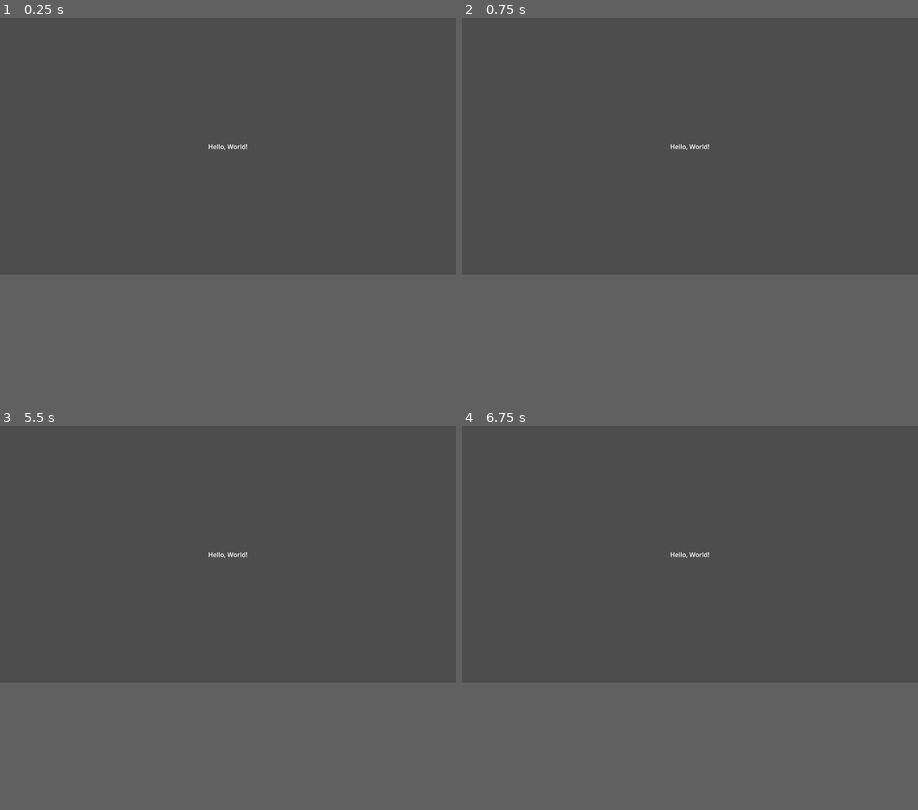
Above: before the commit, frames 1-4 (two rows, left to right).
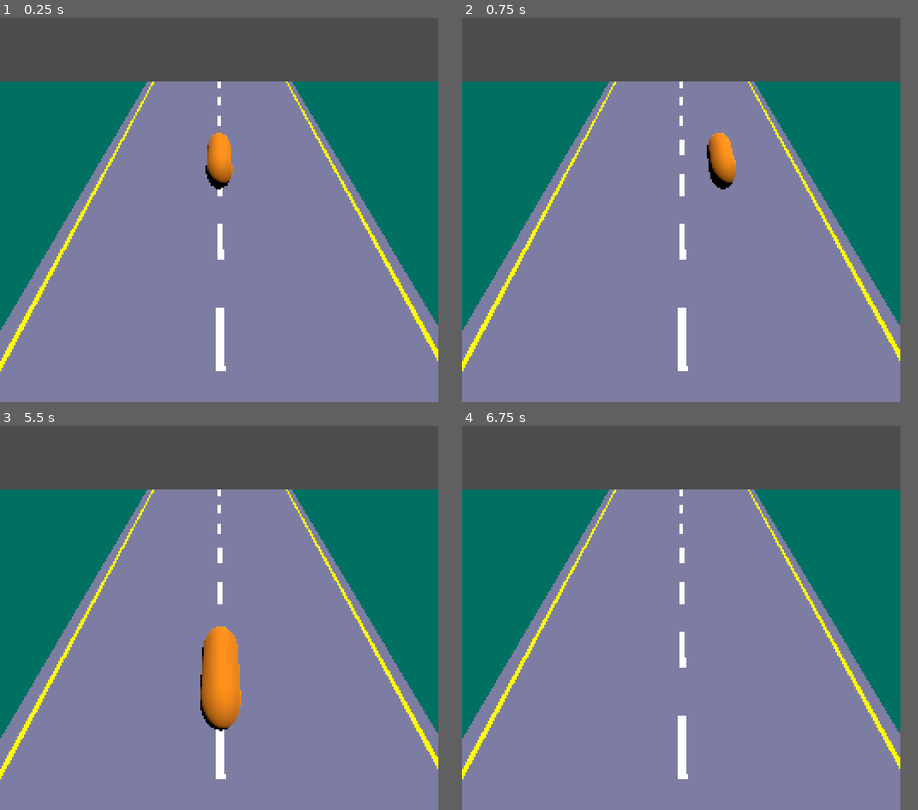
Above: after the commit, the same moments.

Repository: many-hats-team/lospecjam2
Game: Godot game, scene res://main.tscn
Two runs of this game, one before a commit and one after it. Both use one fixed random seed, a clock stepped at 60 frames per second and the inputs below.
Inputs:
- Up to frame 1 (0.25 s): no input
- Up to frame 2 (0.75 s): tap Enter at 0.5 s; hold D (player_right, bound only after the commit) from 0.53 s (still down)
- Up to frame 3 (5.5 s): release D (player_right, bound only after the commit) at 1.28 s; hold S (player_down, bound only after the commit) 1.28-2.03 s; tap Space at 2, 3.5 s; hold D (player_right, bound only after the commit) 2.03-2.78 s; tap Enter at 2.75, 4.25 s; hold W (player_up, bound only after the commit) 2.78-3.53 s; hold A (player_left, bound only after the commit) 3.53-5.03 s; hold S (player_down, bound only after the commit) from 5.03 s (still down)
- Up to frame 4 (6.75 s): release S (player_down, bound only after the commit) at 5.78 s; hold D (player_right, bound only after the commit) 5.78-6.53 s; tap Space at 6.5 s; hold W (player_up, bound only after the commit) from 6.53 s (still down)
In our replay, the window is 799x449 before the commit and 768x672 after it. These sizes can differ from the game's own. Grey fills any space a smaller window leaves; there, only what the larger window draws over its background counts as a difference.

The runs differ from the first frame. In frame 1, 50% of the frame differs, in the area x 0-97%, y 16-92%; in frame 2, 50%; in frame 3, 51%; in frame 4, 50%.

Commit message:
Add player movement prototype

Diff:
--- a/project/main.tscn
+++ b/project/main.tscn
@@ -1,8 +1,20 @@
-[gd_scene format=3 uid="uid://cahesrp5r3fya"]
+[gd_scene load_steps=5 format=3 uid="uid://cahesrp5r3fya"]
+
+[ext_resource type="Texture2D" uid="uid://dab0txvnv5ig2" path="res://assets/road.png" id="1_di5b1"]
+[ext_resource type="PackedScene" uid="uid://c8at0t7xwevmr" path="res://scenes/player.tscn" id="2_15ibv"]
+
+[sub_resource type="StandardMaterial3D" id="StandardMaterial3D_pbs84"]
+shading_mode = 0
+albedo_texture = ExtResource("1_di5b1")
+texture_filter = 0
+
+[sub_resource type="PlaneMesh" id="PlaneMesh_j8p7f"]
+material = SubResource("StandardMaterial3D_pbs84")
 
 [node name="Node" type="Node"]
 
 [node name="Control" type="Control" parent="."]
+visible = false
 layout_mode = 3
 anchors_preset = 15
 anchor_right = 1.0
@@ -27,3 +39,17 @@
 grow_vertical = 2
 text = "Hello, World!
 "
+
+[node name="Node3D" type="Node3D" parent="."]
+
+[node name="Road" type="MeshInstance3D" parent="Node3D"]
+transform = Transform3D(6, 0, 0, 0, 1, 0, 0, 0, 4, 0, 0, 0)
+mesh = SubResource("PlaneMesh_j8p7f")
+
+[node name="Camera3D" type="Camera3D" parent="Node3D"]
+transform = Transform3D(1, 0, 0, 0, 0.707107, 0.707107, 0, -0.707107, 0.707107, 0, 2.24601, 3)
+
+[node name="Player" parent="Node3D" instance=ExtResource("2_15ibv")]
+
+[node name="DirectionalLight3D" type="DirectionalLight3D" parent="Node3D"]
+transform = Transform3D(0.965926, -1.13133e-08, 0.258819, -0.258819, -4.2222e-08, 0.965926, 0, -1, -4.37114e-08, 0, 4, 0)
--- a/project/project.godot
+++ b/project/project.godot
@@ -15,6 +15,62 @@
 config/features=PackedStringArray("4.2", "GL Compatibility")
 config/icon="res://icon.svg"
 
+[display]
+
+window/size/viewport_width=256
+window/size/viewport_height=224
+window/stretch/mode="viewport"
+
+[input]
+
+player_left={
+"deadzone": 0.5,
+"events": [Object(InputEventKey,"resource_local_to_scene":false,"resource_name":"","device":-1,"window_id":0,"alt_pressed":false,"shift_pressed":false,"ctrl_pressed":false,"meta_pressed":false,"pressed":false,"keycode":0,"physical_keycode":65,"key_label":0,"unicode":97,"echo":false,"script":null)
+, Object(InputEventKey,"resource_local_to_scene":false,"resource_name":"","device":-1,"window_id":0,"alt_pressed":false,"shift_pressed":false,"ctrl_pressed":false,"meta_pressed":false,"pressed":false,"keycode":0,"physical_keycode":4194319,"key_label":0,"unicode":0,"echo":false,"script":null)
+]
+}
+player_right={
+"deadzone": 0.5,
+"events": [Object(InputEventKey,"resource_local_to_scene":false,"resource_name":"","device":-1,"window_id":0,"alt_pressed":false,"shift_pressed":false,"ctrl_pressed":false,"meta_pressed":false,"pressed":false,"keycode":0,"physical_keycode":68,"key_label":0,"unicode":100,"echo":false,"script":null)
+, Object(InputEventKey,"resource_local_to_scene":false,"resource_name":"","device":-1,"window_id":0,"alt_pressed":false,"shift_pressed":false,"ctrl_pressed":false,"meta_pressed":false,"pressed":false,"keycode":0,"physical_keycode":4194321,"key_label":0,"unicode":0,"echo":false,"script":null)
+]
+}
+player_up={
+"deadzone": 0.5,
+"events": [Object(InputEventKey,"resource_local_to_scene":false,"resource_name":"","device":-1,"window_id":0,"alt_pressed":false,"shift_pressed":false,"ctrl_pressed":false,"meta_pressed":false,"pressed":false,"keycode":0,"physical_keycode":87,"key_label":0,"unicode":119,"echo":false,"script":null)
+, Object(InputEventKey,"resource_local_to_scene":false,"resource_name":"","device":-1,"window_id":0,"alt_pressed":false,"shift_pressed":false,"ctrl_pressed":false,"meta_pressed":false,"pressed":false,"keycode":0,"physical_keycode":4194320,"key_label":0,"unicode":0,"echo":false,"script":null)
+]
+}
+player_down={
+"deadzone": 0.5,
+"events": [Object(InputEventKey,"resource_local_to_scene":false,"resource_name":"","device":-1,"window_id":0,"alt_pressed":false,"shift_pressed":false,"ctrl_pressed":false,"meta_pressed":false,"pressed":false,"keycode":0,"physical_keycode":83,"key_label":0,"unicode":115,"echo":false,"script":null)
+, Object(InputEventKey,"resource_local_to_scene":false,"resource_name":"","device":-1,"window_id":0,"alt_pressed":false,"shift_pressed":false,"ctrl_pressed":false,"meta_pressed":false,"pressed":false,"keycode":0,"physical_keycode":4194322,"key_label":0,"unicode":0,"echo":false,"script":null)
+]
+}
+player_a={
+"deadzone": 0.5,
+"events": [Object(InputEventKey,"resource_local_to_scene":false,"resource_name":"","device":-1,"window_id":0,"alt_pressed":false,"shift_pressed":false,"ctrl_pressed":false,"meta_pressed":false,"pressed":false,"keycode":0,"physical_keycode":90,"key_label":0,"unicode":122,"echo":false,"script":null)
+, Object(InputEventKey,"resource_local_to_scene":false,"resource_name":"","device":-1,"window_id":0,"alt_pressed":false,"shift_pressed":false,"ctrl_pressed":false,"meta_pressed":false,"pressed":false,"keycode":0,"physical_keycode":4194309,"key_label":0,"unicode":0,"echo":false,"script":null)
+, Object(InputEventKey,"resource_local_to_scene":false,"resource_name":"","device":-1,"window_id":0,"alt_pressed":false,"shift_pressed":false,"ctrl_pressed":false,"meta_pressed":false,"pressed":false,"keycode":0,"physical_keycode":32,"key_label":0,"unicode":32,"echo":false,"script":null)
+]
+}
+player_b={
+"deadzone": 0.5,
+"events": [Object(InputEventKey,"resource_local_to_scene":false,"resource_name":"","device":-1,"window_id":0,"alt_pressed":false,"shift_pressed":false,"ctrl_pressed":false,"meta_pressed":false,"pressed":false,"keycode":0,"physical_keycode":88,"key_label":0,"unicode":120,"echo":false,"script":null)
+, Object(InputEventKey,"resource_local_to_scene":false,"resource_name":"","device":-1,"window_id":0,"alt_pressed":false,"shift_pressed":false,"ctrl_pressed":false,"meta_pressed":false,"pressed":false,"keycode":0,"physical_keycode":4194325,"key_label":0,"unicode":0,"echo":false,"script":null)
+]
+}
+player_start={
+"deadzone": 0.5,
+"events": [Object(InputEventKey,"resource_local_to_scene":false,"resource_name":"","device":-1,"window_id":0,"alt_pressed":false,"shift_pressed":false,"ctrl_pressed":false,"meta_pressed":false,"pressed":false,"keycode":0,"physical_keycode":4194305,"key_label":0,"unicode":0,"echo":false,"script":null)
+]
+}
+player_select={
+"deadzone": 0.5,
+"events": [Object(InputEventKey,"resource_local_to_scene":false,"resource_name":"","device":-1,"window_id":0,"alt_pressed":false,"shift_pressed":false,"ctrl_pressed":false,"meta_pressed":false,"pressed":false,"keycode":0,"physical_keycode":4194326,"key_label":0,"unicode":0,"echo":false,"script":null)
+]
+}
+
 [rendering]
 
 renderer/rendering_method="gl_compatibility"
--- /dev/null
+++ b/project/scenes/player.gd
@@ -0,0 +1,20 @@
+extends CharacterBody3D
+
+
+const MOVE_INPUT_SCALE := Vector2(5.0, 5.0)
+const MOVE_LERP_BASE := 0.3
+const MOVE_LERP_SCALE := 100.0
+
+
+func get_input_vector() -> Vector2:
+	return Input.get_vector("player_left", "player_right", "player_up", "player_down")
+
+
+func _physics_process(delta: float) -> void:
+	var target_velocity := get_input_vector() * MOVE_INPUT_SCALE
+
+	var weight = pow(MOVE_LERP_BASE, delta * MOVE_LERP_SCALE)
+
+	velocity.x = lerpf(velocity.x, target_velocity.x, weight)
+	velocity.z = lerpf(velocity.z, target_velocity.y, weight)
+	move_and_slide()
--- /dev/null
+++ b/project/scenes/player.tscn
@@ -0,0 +1,25 @@
+[gd_scene load_steps=5 format=3 uid="uid://c8at0t7xwevmr"]
+
+[ext_resource type="Script" path="res://scenes/player.gd" id="1_wm7v8"]
+
+[sub_resource type="StandardMaterial3D" id="StandardMaterial3D_sb7ys"]
+albedo_color = Color(1, 0.560784, 0, 1)
+
+[sub_resource type="CapsuleMesh" id="CapsuleMesh_how0q"]
+material = SubResource("StandardMaterial3D_sb7ys")
+
+[sub_resource type="CapsuleShape3D" id="CapsuleShape3D_stm2o"]
+radius = 0.18844
+height = 1.02653
+
+[node name="Player" type="CharacterBody3D"]
+script = ExtResource("1_wm7v8")
+
+[node name="MeshInstance3D" type="MeshInstance3D" parent="."]
+transform = Transform3D(0.35, 0, 0, 0, -2.18557e-08, 0.5, 0, -0.5, -2.18557e-08, 0, 0.25, 0)
+mesh = SubResource("CapsuleMesh_how0q")
+skeleton = NodePath("../..")
+
+[node name="CollisionShape3D" type="CollisionShape3D" parent="."]
+transform = Transform3D(1, 0, 0, 0, -4.37114e-08, 1, 0, -1, -4.37114e-08, 0, 0.230327, 0)
+shape = SubResource("CapsuleShape3D_stm2o")
Binary file added: project/assets/road.aseprite
Binary file added: project/assets/road.png
Not shown, added: project/assets/road.png.import
Not shown, added: resources/palette-console16-1x.png
